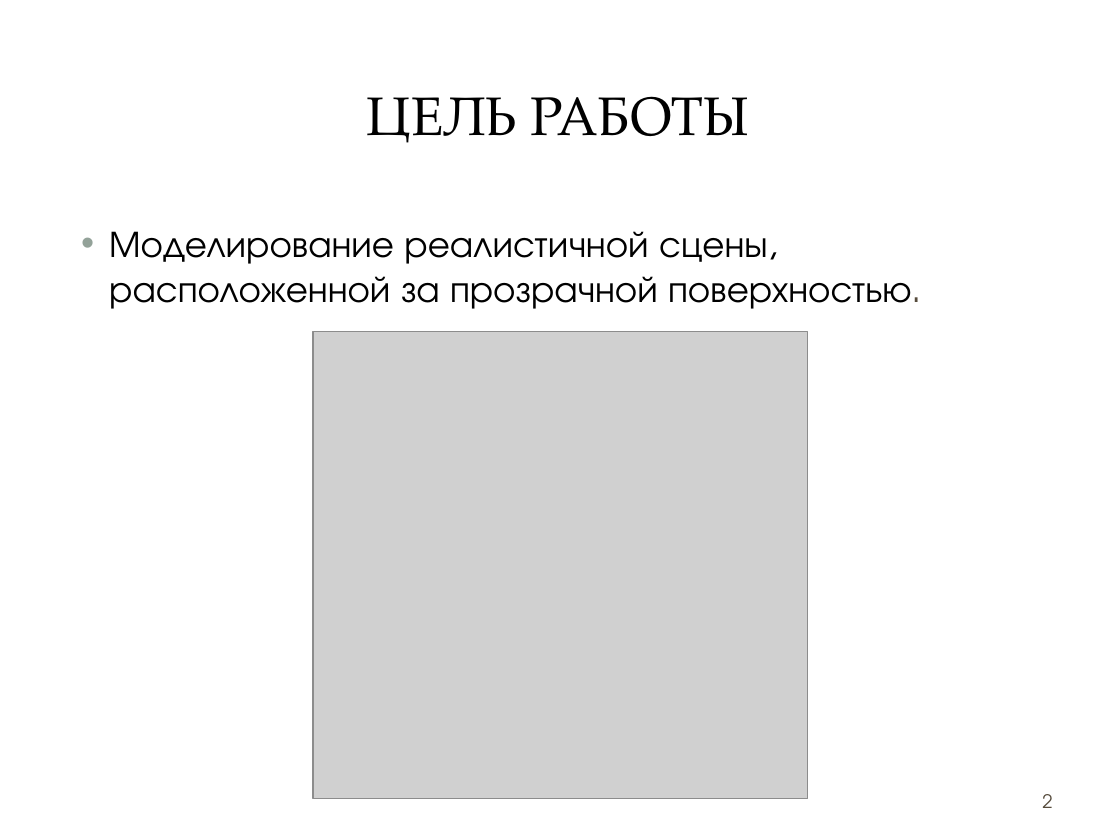
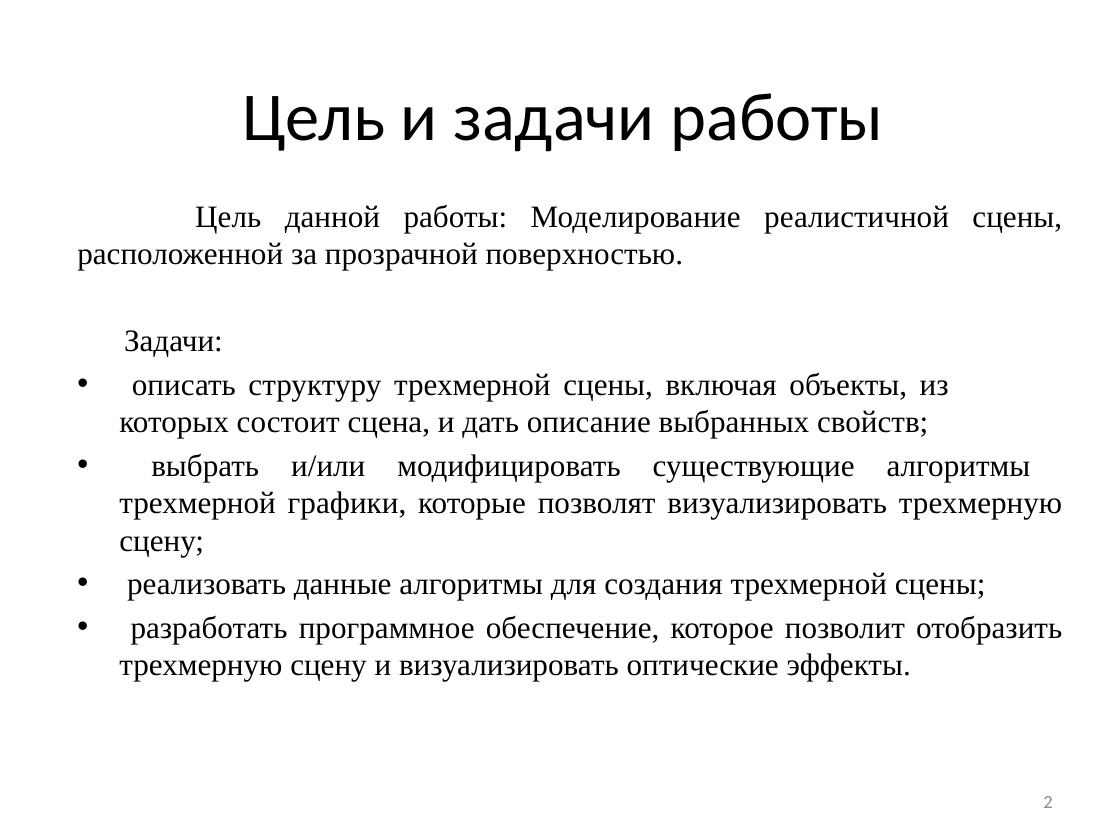
Before and after one commit to 1Bitcoin/course-project-computer-graphics, a slide deck: slide 2 of doc/Презентация.pptx. Drawn at 1120x840 pixels with LibreOffice and Linux fonts; fonts in the diff are those of the drawing; grey boxes stand for pictures; background and template pictures are left out. Boxes give left, top, right and bottom in pixels: in the first picture for what was removed or moved away, otherwise in the second. Text is boxed around its words. In the diff, an @@ line names an element or a change of style, - is before the commit and + after.

```diff
--- a/doc/Презентация.pptx
+++ b/doc/Презентация.pptx
@@ rounded rectangle removed at bbox=[11, 12, 1109, 829] @@
@@ rectangle removed at bbox=[34, 34, 1086, 196] @@
@@ rectangle removed at bbox=[46, 46, 1073, 183] @@
@@ title at bbox=[242, 93, 883, 152]: text changed; size 35 to 44 pt; font TeX Gyre Pagella to Calibri @@
-ЦЕЛЬ РАБОТЫ
+Цель и задачи работы
@@ text at bbox=[77, 204, 1062, 681]: text changed; size 24 to 20 pt; font TeX Gyre Adventor to Times New Roman @@
-• Моделирование реалистичной сцены, расположенной за прозрачной поверхностью.
+Цель данной работы: Моделирование реалистичной сцены, расположенной за прозрачной поверхностью.
+Задачи:
+• описать структуру трехмерной сцены, включая объекты, из которых состоит сцена, и дать описание выбранных свойств;
+• выбрать и/или модифицировать существующие алгоритмы трехмерной графики, которые позволят визуализировать трехмерную сцену;
+• реализовать данные алгоритмы для создания трехмерной сцены;
+• разработать программное обеспечение, которое позволит отобразить трехмерную сцену и визуализировать оптические эффекты.
@@ picture removed at bbox=[314, 332, 809, 799] @@
@@ page number at bbox=[1043, 796, 1052, 808]: font TeX Gyre Adventor to Calibri, text colour #564B3C to #8C8C8C @@
```
Also in this commit, not shown: 5 other slides changed, 5 slides added, 4 slides removed, 2 other files.
